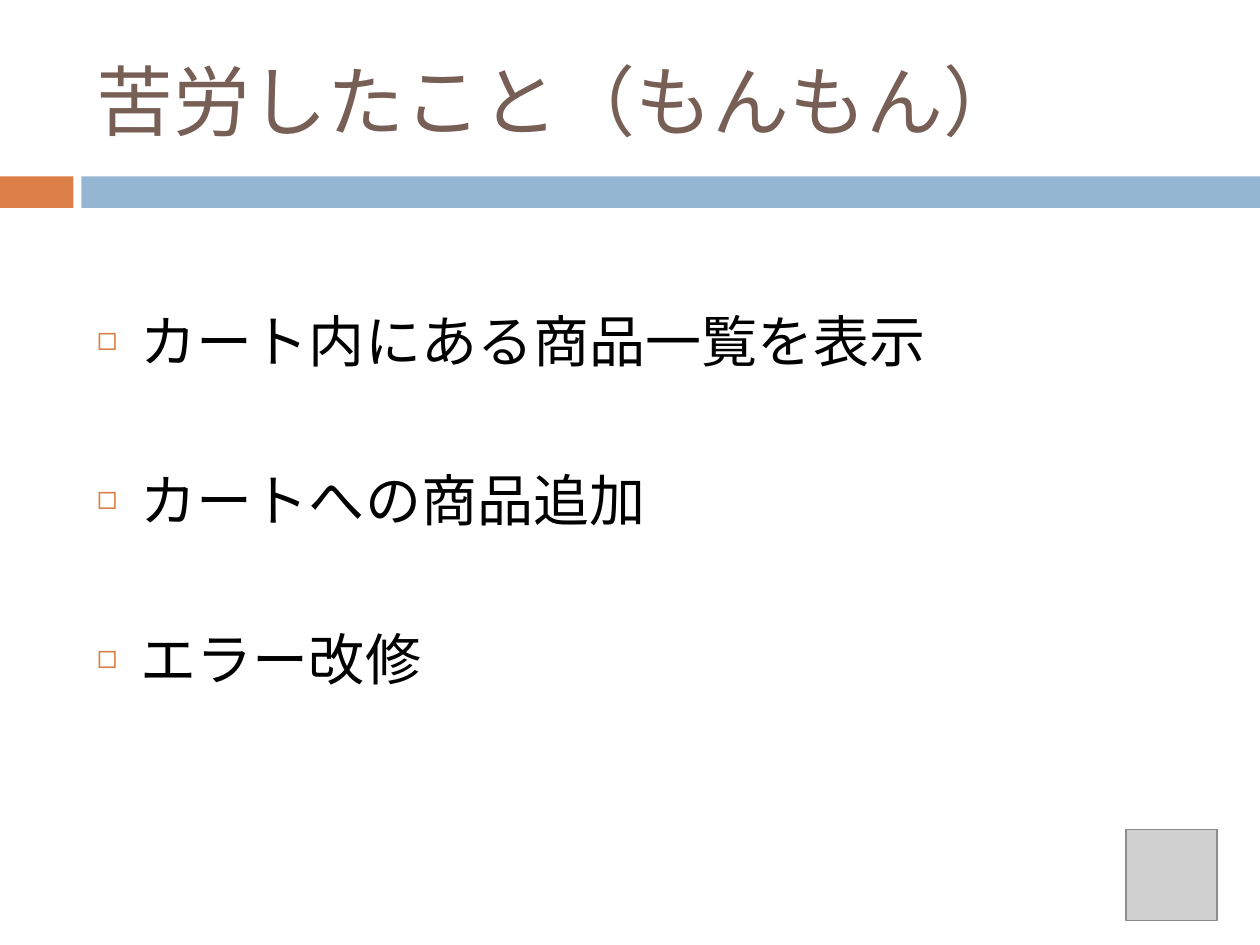
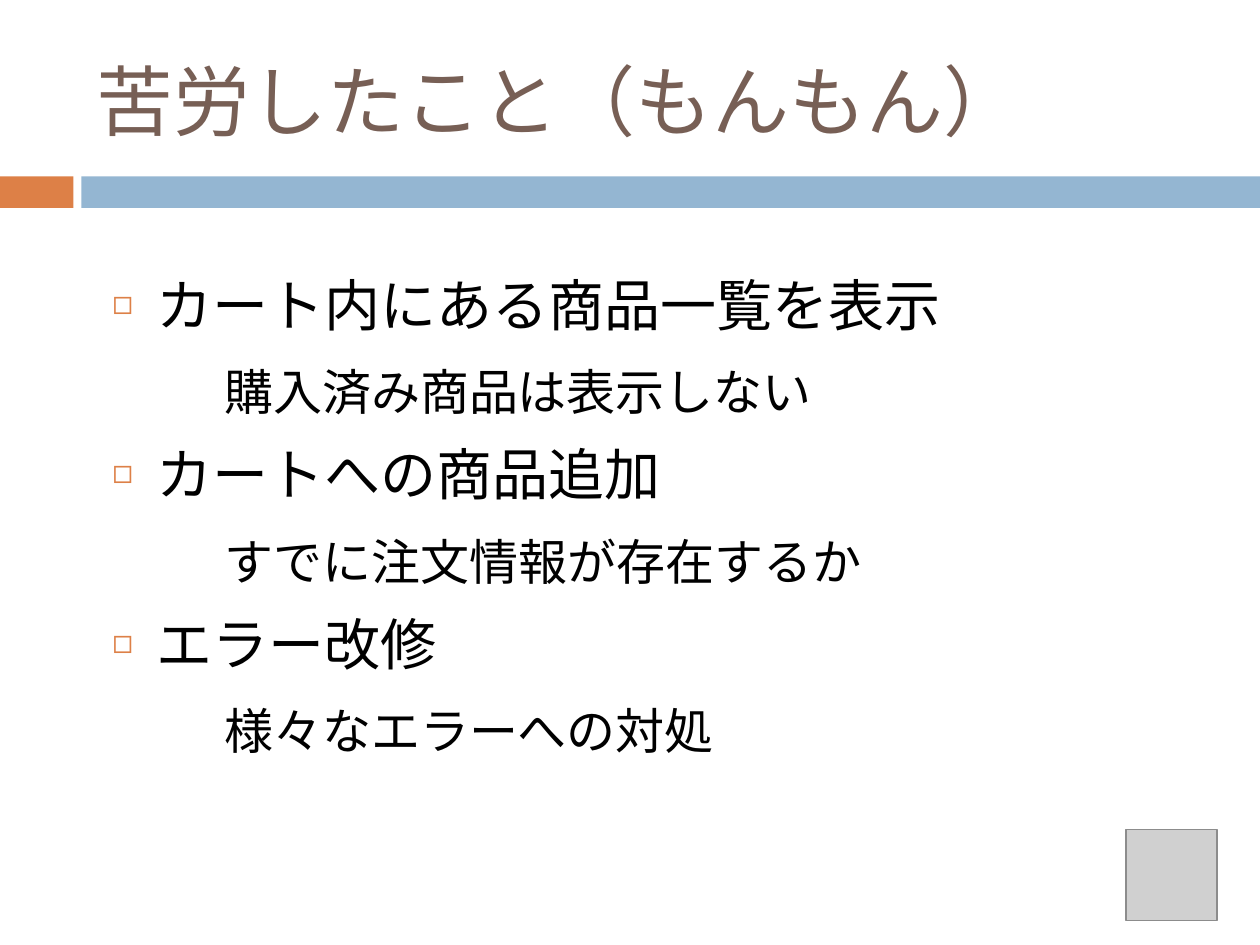
Before and after one commit to chocomegane/springC, a slide deck: slide 8 of document/ECサイト.pptx. Drawn at 1260x945 pixels with LibreOffice and Linux fonts; fonts in the diff are those of the drawing; grey boxes stand for pictures. Boxes give left, top, right and bottom in pixels: in the first picture for what was removed or moved away, otherwise in the second. Text is boxed around its words. In the diff, an @@ line names an element or a change of style, - is before the commit and + after.

```diff
--- a/document/ECサイト.pptx
+++ b/document/ECサイト.pptx
@@ text at (x1=156, y1=279, x2=940, y2=670): indent changed; more space between paragraphs @@
@@ text at (x1=224, y1=368, x2=811, y2=415): paragraph added @@
+購入済み商品は表示しない
@@ text at (x1=224, y1=538, x2=861, y2=584): paragraph added @@
+すでに注文情報が存在するか
@@ text at (x1=224, y1=707, x2=713, y2=753): paragraph added @@
+様々なエラーへの対処
```
Also in this commit, not shown: 1 other slide changed.
